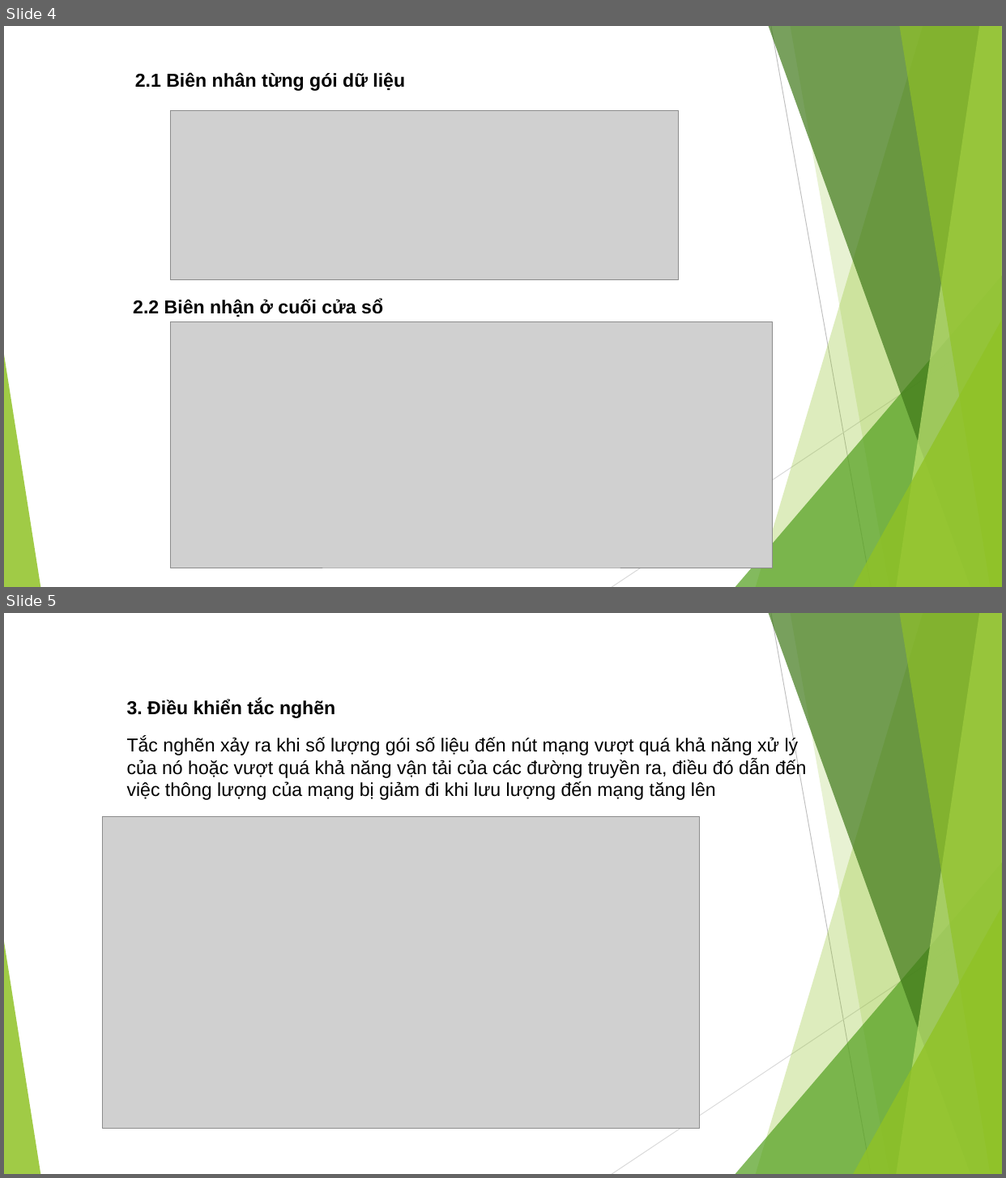
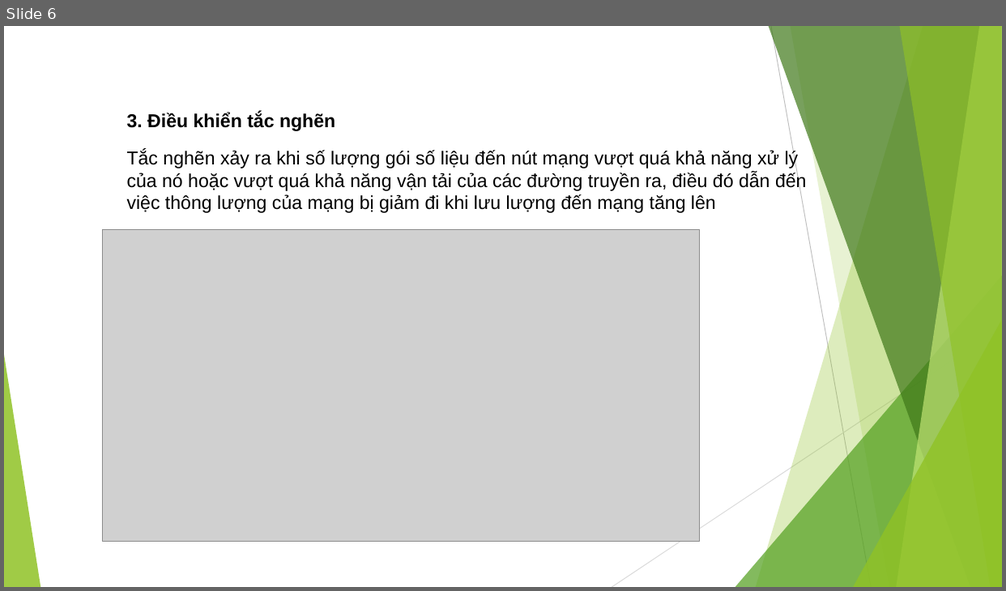
Before and after one commit to DuongNV24/duongnguyen-document, a slide deck: Network.pptx. Shown one above the other, each under a label of ours: slides 4 and 5 before the commit, slide 6 after it. The pictures are 1006x1178 and 1006x591 pixels, drawn with LibreOffice and Linux fonts; fonts in the diff are those of the drawing; grey boxes stand for pictures. Boxes give left, top, right and bottom in pixels: in the first picture for what was removed or moved away, otherwise in the second. Text is boxed around its words. In the diff, an @@ line names an element or a change of style, - is before the commit and + after.

```diff
--- a/Network.pptx
+++ b/Network.pptx
@@ slide 4 removed at (4,26,1002,587), background #FFFFFF; not listed: 10 template elements that a slide beside it also shows @@
@@ text removed at (135,72,405,91) @@
-2.1 Biên nhân từng gói dữ liệu
@@ picture removed at (170,110,679,280) @@
@@ text removed at (133,299,383,317) @@
-2.2 Biên nhận ở cuối cửa sổ
@@ picture removed at (170,322,772,568) @@
@@ what was slide 5 is now slide 6 @@
```
Also in this commit, not shown: 1 slide changed, 3 slides added, 1 other slide removed.
